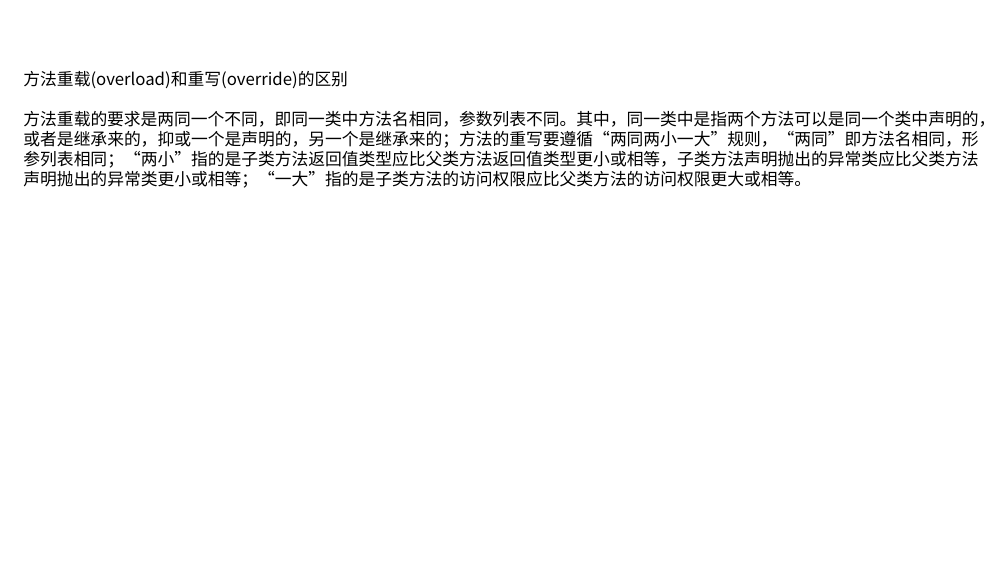
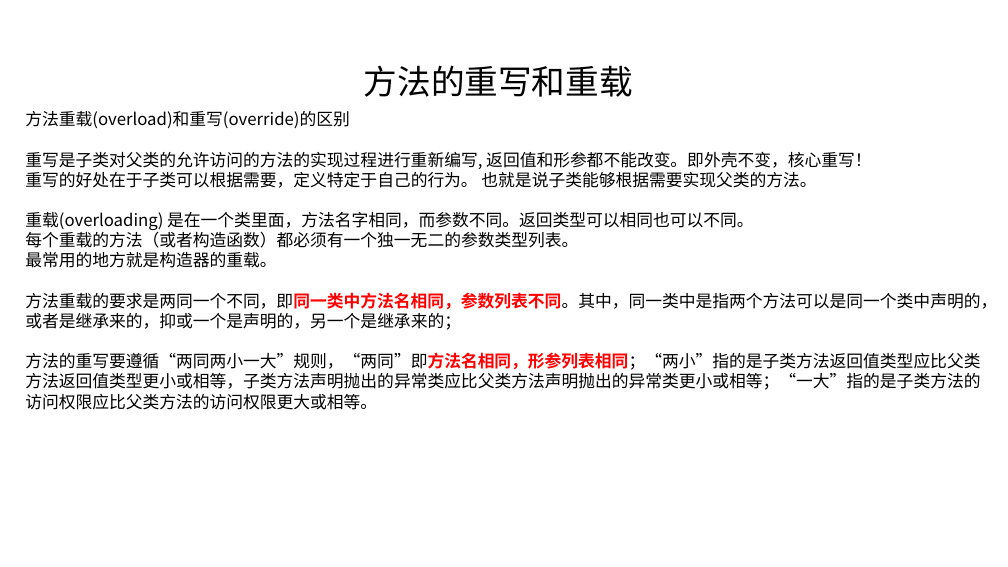
Before and after one commit to linkknown/PPT, a slide deck: slide 21 of 基础PPT/第2章：Java面向对象.pptx. Drawn at 1008x567 pixels with LibreOffice and Linux fonts; fonts in the diff are those of the drawing; background and template pictures are left out. Boxes give left, top, right and bottom in pixels: in the first picture for what was removed or moved away, otherwise in the second. Text is boxed around its words. In the diff, an @@ line names an element or a change of style, - is before the commit and + after.

```diff
--- a/基础PPT/第2章：Java面向对象.pptx
+++ b/基础PPT/第2章：Java面向对象.pptx
@@ text added at [364, 65, 633, 97], 32 pt, text #000000 @@
+方法的重写和重载
@@ text "方法重载(overload)和重写(override)的区别": place and size @@
-text "方法重载(overload)和重写(override)的区别" at [23, 71, 995, 188]
+text "方法重载(overload)和重写(override)的区别" at [25, 111, 997, 410]
@@ text at [25, 152, 997, 410]: text changed @@
-方法重载的要求是两同一个不同，即同一类中方法名相同，参数列表不同。其中，同一类中是指两个方法可以是同一个类中声明的，或者是继承来的，抑或一个是声明的，另一个是继承来的；方法的重写要遵循“两同两小一大”规则，“两同”即方法名相同，形参列表相同；“两小”指的是子类方法返回值类型应比父类方法返回值类型更小或相等，子类方法声明抛出的异常类应比父类方法声明抛出的异常类更小或相等；“一大”指的是子类方法的访问权限应比父类方法的访问权限更大或相等。
+重写是子类对父类的允许访问的方法的实现过程进行重新编写, 返回值和形参都不能改变。即外壳不变，核心重写！
+重写的好处在于子类可以根据需要，定义特定于自己的行为。 也就是说子类能够根据需要实现父类的方法。
+重载(overloading) 是在一个类里面，方法名字相同，而参数不同。返回类型可以相同也可以不同。
+每个重载的方法（或者构造函数）都必须有一个独一无二的参数类型列表。
+最常用的地方就是构造器的重载。
+方法重载的要求是两同一个不同，即同一类中方法名相同，参数列表不同。其中，同一类中是指两个方法可以是同一个类中声明的，或者是继承来的，抑或一个是声明的，另一个是继承来的；
+方法的重写要遵循“两同两小一大”规则，“两同”即方法名相同，形参列表相同；“两小”指的是子类方法返回值类型应比父类方法返回值类型更小或相等，子类方法声明抛出的异常类应比父类方法声明抛出的异常类更小或相等；“一大”指的是子类方法的访问权限应比父类方法的访问权限更大或相等。
```
Also in this commit, not shown: 17 other slides changed, 6 slides added, 1 slide removed, 1 other file.
